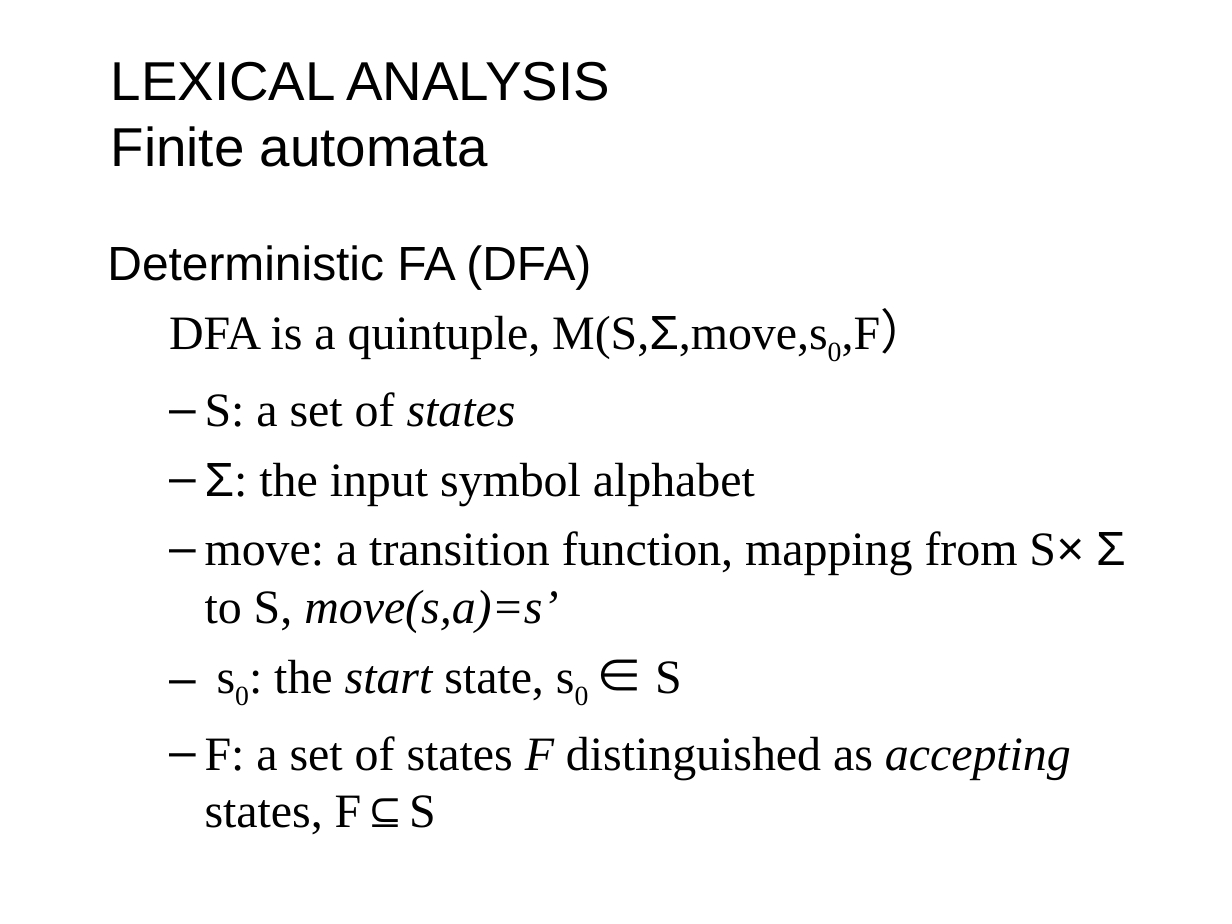
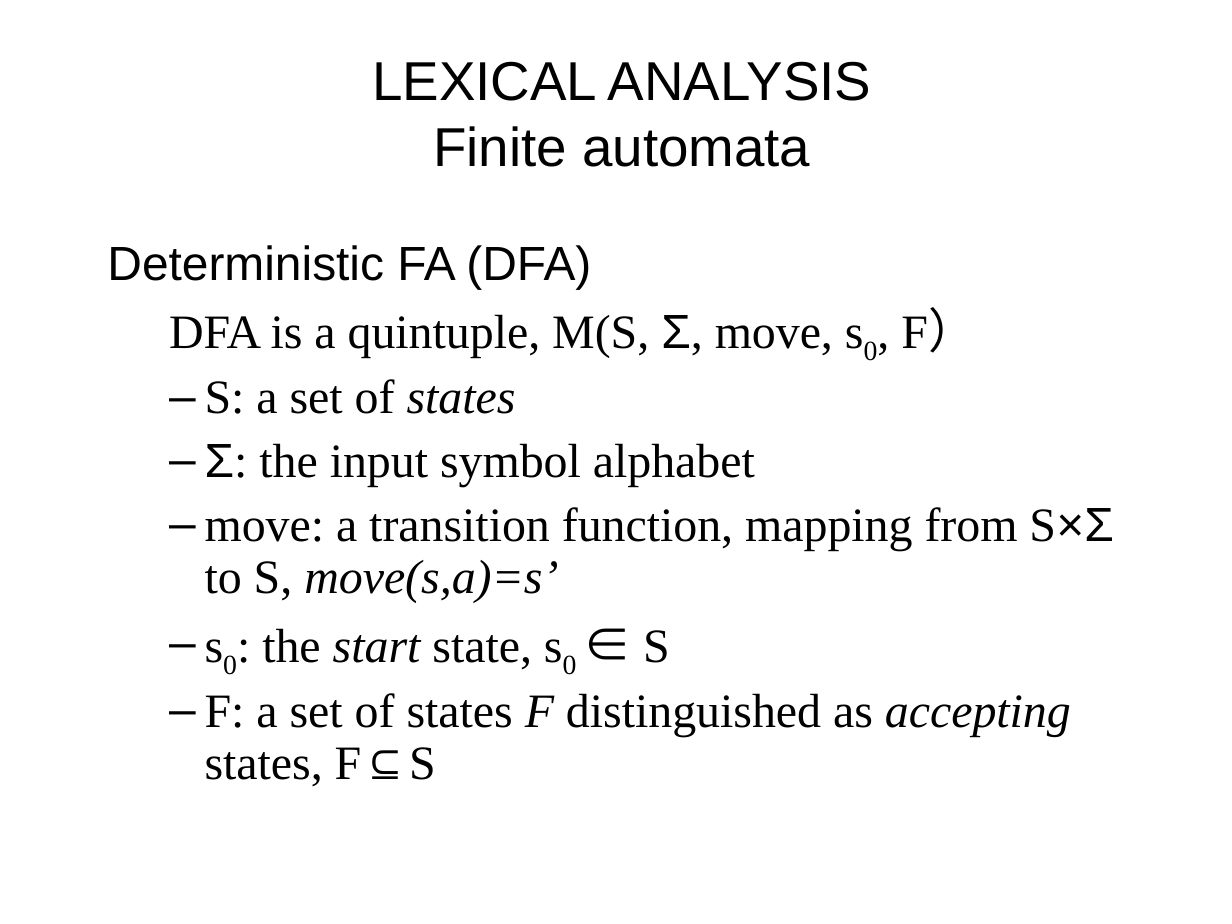
Before and after one commit to GeneralNitin/S6, a slide deck: slide 52 of 02. Compiler Design/PPTs/Module 1.ppt. Drawn at 1232x924 pixels with LibreOffice and Linux fonts; fonts in the diff are those of the drawing. Boxes give left, top, right and bottom in pixels: in the first picture for what was removed or moved away, otherwise in the second. Text is boxed around its words. In the diff, an @@ line names an element or a change of style, - is before the commit and + after.

```diff
--- a/02. Compiler Design/PPTs/Module 1.ppt
+++ b/02. Compiler Design/PPTs/Module 1.ppt
@@ text "LEXICAL ANALYSIS Finite automata" at (x1=372, y1=61, x2=872, y2=167): alignment left to centre @@
@@ text at (x1=169, y1=311, x2=976, y2=358): text changed @@
-  DFA is a quintuple, M(S,Σ,move,s0,F）
+  DFA is a quintuple, M(S, Σ, move, s0, F）
@@ text at (x1=205, y1=379, x2=1071, y2=786): line spacing 1 to 0.9 @@
@@ text at (x1=205, y1=507, x2=1113, y2=602): text changed @@
-  – move: a transition function, mapping from S× Σ to S, move(s,a)=s’
+  – move: a transition function, mapping from S×Σ to S, move(s,a)=s’
```
Also in this commit, not shown: 70 other slides changed, 2 slides removed, 5 other files.
